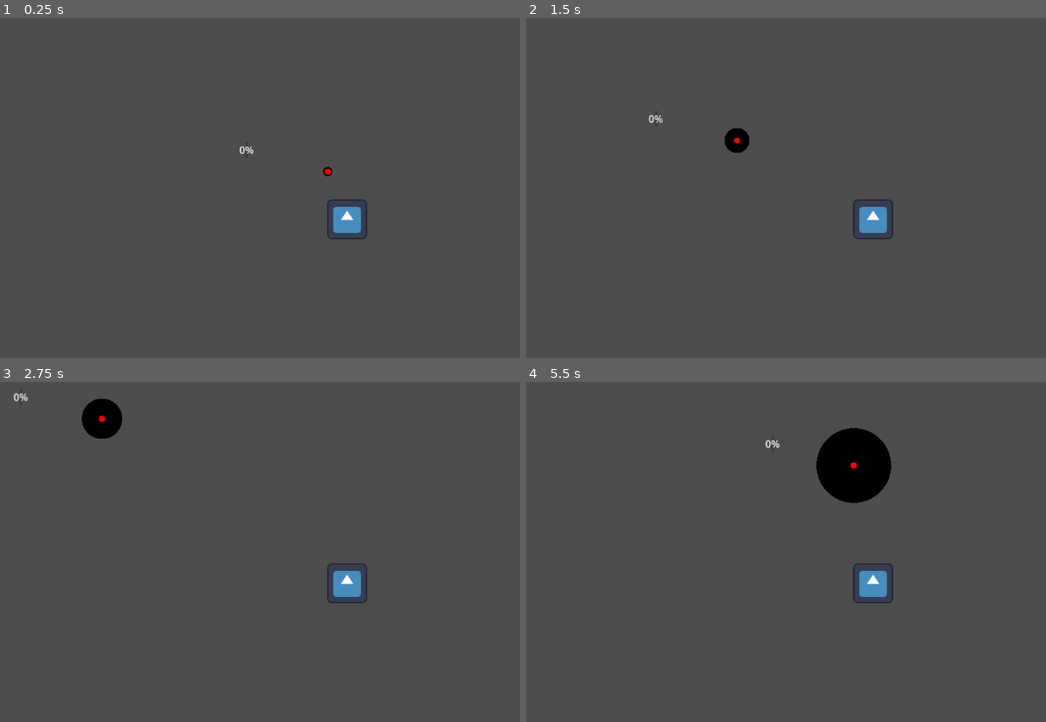
Above: before the commit, frames 1-4 (two rows, left to right).
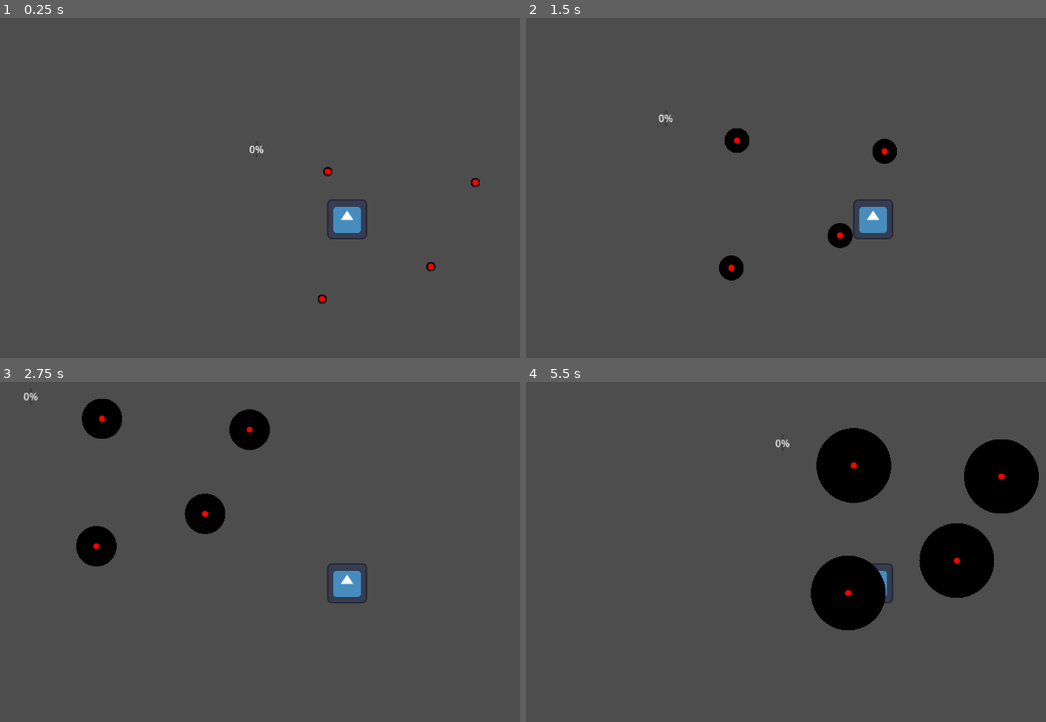
Above: after the commit, the same moments.

Repository: Danco21/Pirate-Software-Game-Jam-2024-Redux
Game: Godot game, scene res://world_test.tscn
Two runs of this game, one before a commit and one after it. Both use one fixed random seed, a clock stepped at 60 frames per second and the inputs below. The engine's default icon, where the game draws it, is replaced by a stand-in: a white triangle on a blue panel in a dark square.
Inputs:
- Up to frame 1 (0.25 s): no input
- Up to frame 2 (1.5 s): hold Right (ui_right) 0.53-1.28 s; hold Down (ui_down) from 1.28 s (still down)
- Up to frame 3 (2.75 s): release Down (ui_down) at 2.03 s; hold Right (ui_right) from 2.03 s (still down)
- Up to frame 4 (5.5 s): release Right (ui_right) at 2.78 s; hold Up (ui_up) 2.78-3.53 s; hold Left (ui_left) 3.53-5.03 s; hold Down (ui_down) from 5.03 s (still down)

The runs differ from the first frame. In frame 1, 0.2% of the frame differs, in the area x 46-93%, y 37-84%; in frame 2, 0.9%; in frame 3, 2.3%; in frame 4, 7.6%, in the area x 46-99%, y 16-74%.

Commit message:
Adjusted world test, added scene
Offset for world_test was not at origin, pushed it to 0,0. Added a new scene to confirm enemy_circle object is incorrectly scaling

Diff:
--- /dev/null
+++ b/world_2.tscn
@@ -0,0 +1,12 @@
+[gd_scene load_steps=3 format=3 uid="uid://bap0777nt0bwn"]
+
+[ext_resource type="PackedScene" uid="uid://doj6n00yl723f" path="res://enemy_circle.tscn" id="1_vs6ky"]
+[ext_resource type="PackedScene" uid="uid://dkheri4bg7o52" path="res://player_character.tscn" id="2_ftlp4"]
+
+[node name="world2" type="Node2D"]
+
+[node name="EnemyCircle" parent="." instance=ExtResource("1_vs6ky")]
+position = Vector2(284, 157)
+
+[node name="PlayerCharacter" parent="." instance=ExtResource("2_ftlp4")]
+position = Vector2(553, 250)
--- a/world_test.tscn
+++ b/world_test.tscn
@@ -5,7 +5,6 @@
 [ext_resource type="PackedScene" uid="uid://doj6n00yl723f" path="res://enemy_circle.tscn" id="2_6p5m6"]
 
 [node name="WorldTest" type="Node2D"]
-position = Vector2(65, 37)
 script = ExtResource("1_lml3o")
 
 [node name="EnemyCircle" parent="." instance=ExtResource("2_6p5m6")]
@@ -15,10 +14,21 @@
 position = Vector2(326, 252)
 
 [node name="DistancetoCenter" type="ProgressBar" parent="."]
-offset_right = 4.0
-offset_bottom = 27.0
+offset_left = 32.0
+offset_top = -2.0
+offset_right = 36.0
+offset_bottom = 25.0
 scale = Vector2(2, 2)
 value = 1.0
 metadata/_edit_use_anchors_ = true
 
+[node name="EnemyCircle2" parent="." instance=ExtResource("2_6p5m6")]
+position = Vector2(595, 402)
+
+[node name="EnemyCircle3" parent="." instance=ExtResource("2_6p5m6")]
+position = Vector2(738, 132)
+
+[node name="EnemyCircle4" parent="." instance=ExtResource("2_6p5m6")]
+position = Vector2(246, 506)
+
 [connection signal="child_entered_tree" from="PlayerCharacter" to="." method="_on_player_character_child_entered_tree"]
